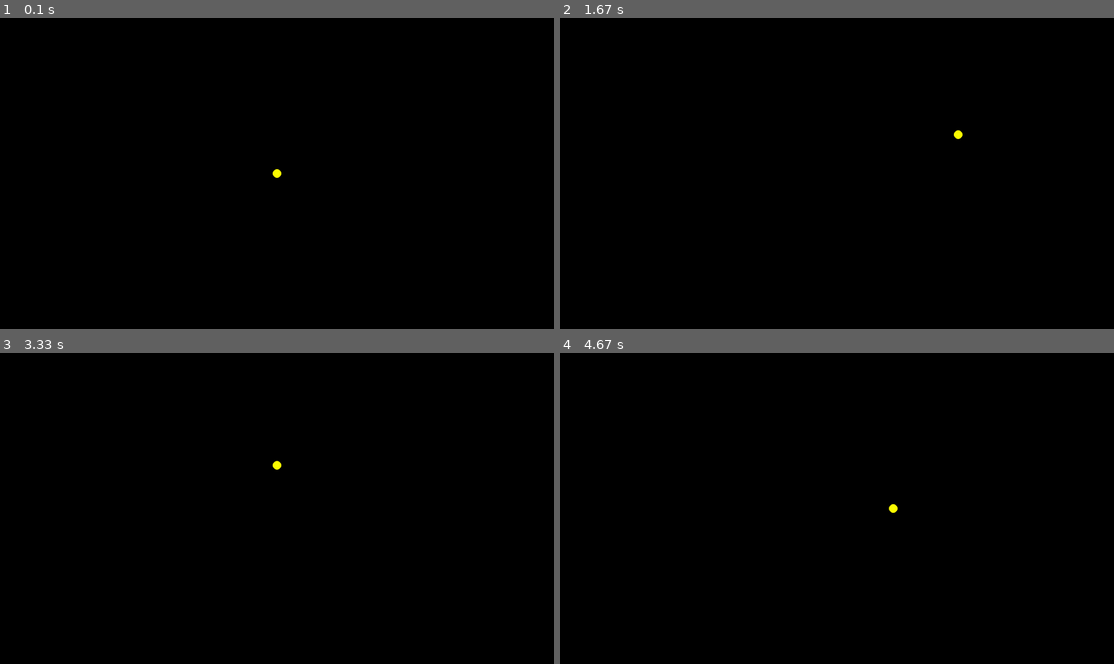
Above: before the commit, frames 1-4 (two rows, left to right).
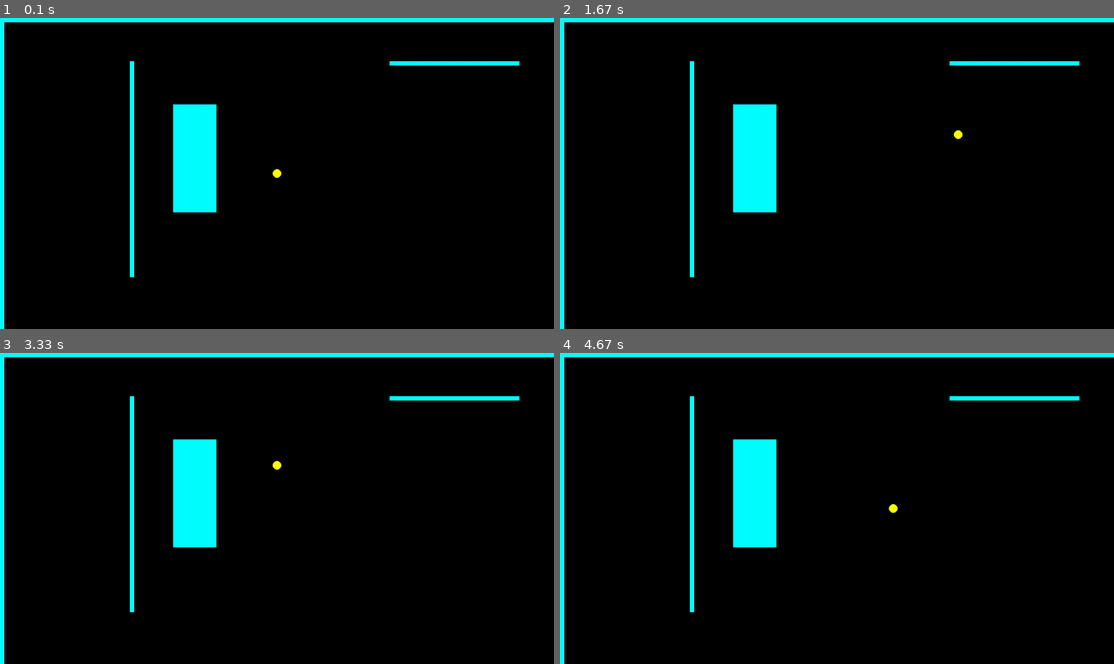
Above: after the commit, the same moments.

Repository: mcelrea/FirstPyGame2022
Game: pygame game, started from main.py
The game is run twice, just before and just after one commit, with the same random seed, the same clock (stepped at 60 frames per second) and the same inputs.
Inputs:
- Up to frame 1 (0.1 s): no input
- Up to frame 2 (1.67 s): hold D 0.33-0.8 s; hold W 0.83-1.13 s; hold D 1.17-1.63 s
- Up to frame 3 (3.33 s): hold A 1.67-2.2 s; hold S 2.23-2.53 s; hold A 2.57-2.97 s; hold W from 3 s (still down)
- Up to frame 4 (4.67 s): release W at 3.37 s; hold D 3.4-4.03 s; hold S 4.07-4.43 s; hold A from 4.47 s (still down)

The runs differ from the first frame. In frame 1, 5.8% of the frame differs, in the area x 0-100%, y 0-100%; in frame 2, 5.8%; in frame 3, 5.8%; in frame 4, 5.8%.

Commit message:
added notes section and the beginning of a map

Diff:
--- a/main.py
+++ b/main.py
@@ -7,6 +7,20 @@
           "size": 10,
           "speed": 5,
           "color": pygame.Color(255,255,0)}
+
+map = [] #a list of rectangles
+
+def drawMap():
+    for currentRect in map:
+        #draw a rectangle?
+        pygame.draw.rect(screen,pygame.Color(0,255,255),currentRect)
+
+def createMap1():
+    map.append(pygame.Rect(400,200,100,250))
+    map.append(pygame.Rect(300,100,10,500))
+    map.append(pygame.Rect(0,0,1280,10))
+    map.append(pygame.Rect(0,0,10,720))
+    map.append(pygame.Rect(900,100,300,10))
 
 def clearScreen():
     pygame.draw.rect(screen, pygame.Color(0,0,0), (0,0,1280,720))
@@ -31,6 +45,7 @@
 fpsClock = pygame.time.Clock()
 screen = pygame.display.set_mode((1280,720))
 gameOver = False
+createMap1()
 
 while(not gameOver):
     #loop through and empty the event queue, key presses
@@ -47,6 +62,7 @@
 
     #draw code
     clearScreen()
+    drawMap()
     drawPlayer()
 
     #put all the graphics on the screen
Not shown, added: Notes.md
